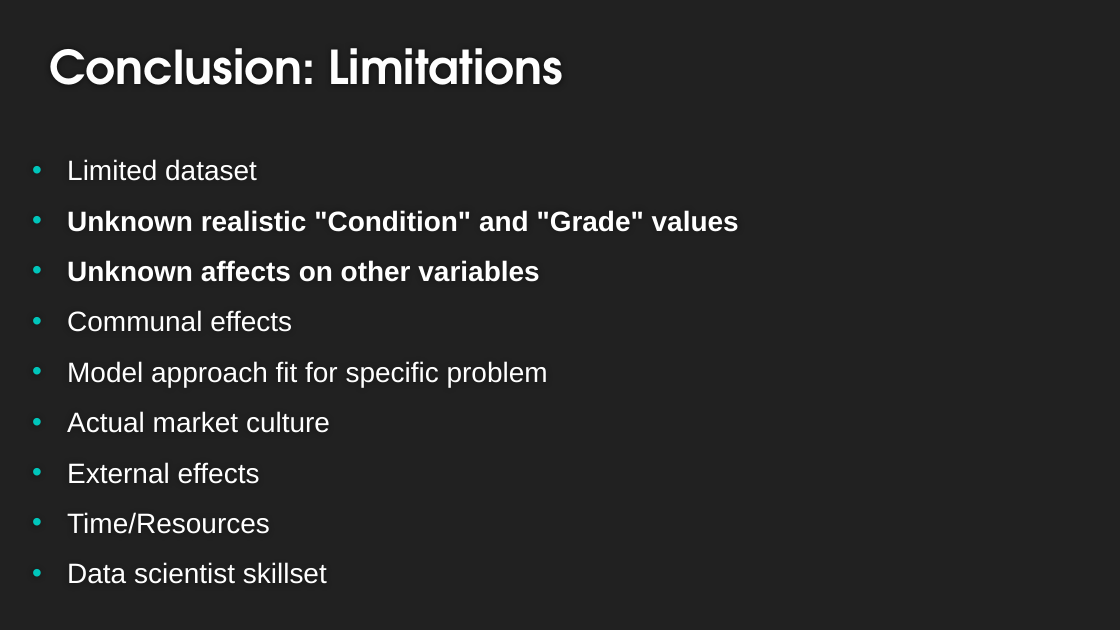
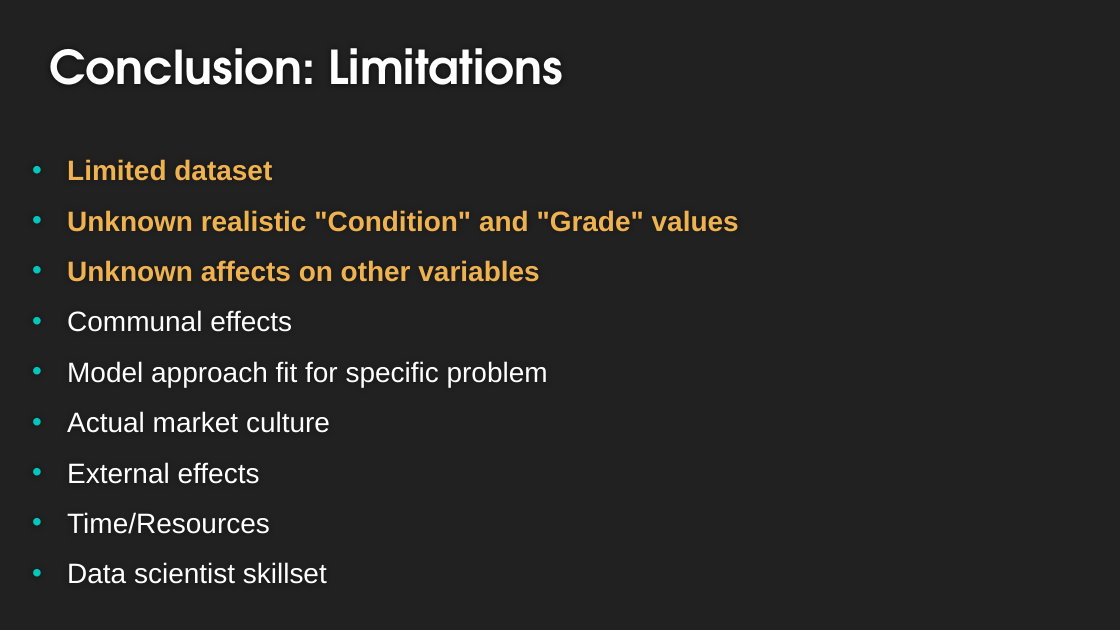
Before and after one commit to Dmvinedata/dsc-phase-2-project-v2-3, a slide deck: slide 9 of Phase2_Project_Presentation_DJackson.pptx. Drawn at 1120x630 pixels with LibreOffice and Linux fonts; fonts in the diff are those of the drawing. Boxes give left, top, right and bottom in pixels: in the first picture for what was removed or moved away, otherwise in the second. Text is boxed around its words. In the diff, an @@ line names an element or a change of style, - is before the commit and + after.

```diff
--- a/Phase2_Project_Presentation_DJackson.pptx
+++ b/Phase2_Project_Presentation_DJackson.pptx
@@ text at (x1=67, y1=159, x2=739, y2=282): text colour #FFFFFF to #EFB251 in "Limited dataset", "Unknown realistic "Condition" and "Grade" values", "Unknown affects on other variables"; bold on in "Limited dataset" @@
```
Also in this commit, not shown: 6 other slides changed, 3 slides added, 2 slides removed, 9 other files.
